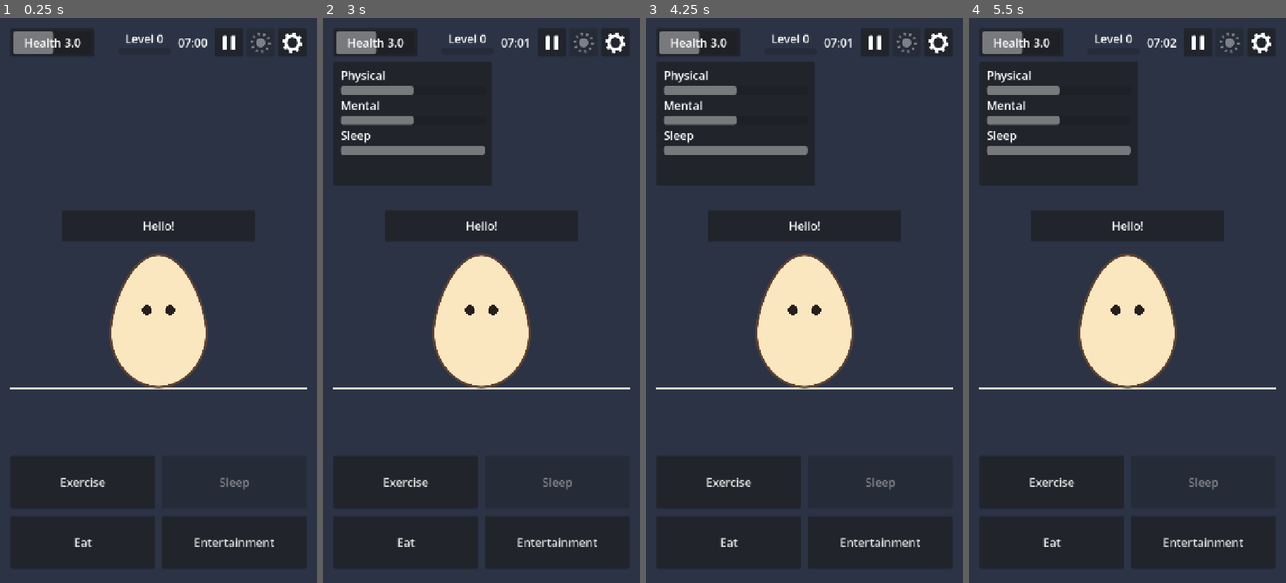
Above: before the commit, frames 1-4 (left to right).
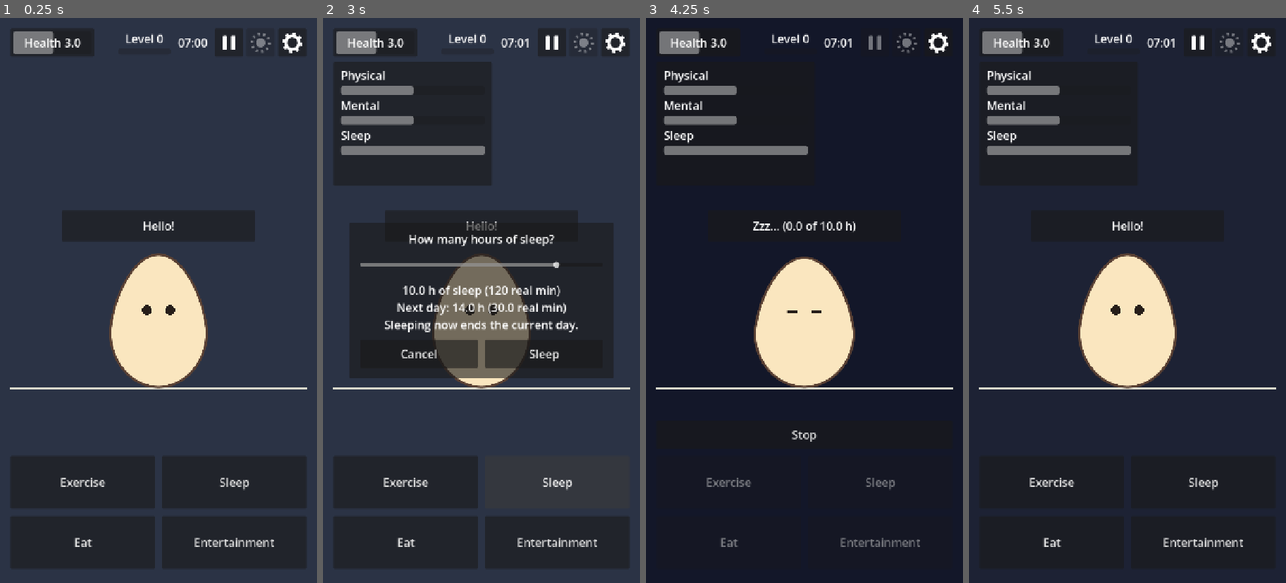
Above: after the commit, the same moments.

Repository: RomesQuiet/bio-streams-CMP
Game: Godot game, scene res://scenes/main.tscn
Two runs of this game, one before a commit and one after it. Both use one fixed random seed, a clock stepped at 60 frames per second and the inputs below.
Inputs (mouse positions are in pixels of both pictures, inside the frame that each line leads up to):
- Up to frame 1 (0.25 s): no input
- Up to frame 2 (3 s): click "Health 3.0" at 0.5 s; click "Exercise" at 1.25 s; click "Eat" at 2 s; click (557, 481) at 2.75 s, where only the run after the commit has a clickable "Sleep"
- Up to frame 3 (4.25 s): click (867, 351) at 3.5 s, where only the run after the commit has a clickable "Sleep"
- Up to frame 4 (5.5 s): click (1127, 436) at 4.25 s, where only the run after the commit has a clickable "Stop"; click (1228, 40) at 5.02 s

The runs differ from the first frame. In frame 1, less than 0.1% of the frame differs, in the area x 69-79%, y 81-84%; in frame 2, 21%; in frame 3, 60%, in the area x 0-100%, y 0-100%; in frame 4, 0.1%.

Commit message:
task 2 milestone 2

Diff:
--- a/scripts/autoload/activities.gd
+++ b/scripts/autoload/activities.gd
@@ -49,8 +49,7 @@
 	if is_running() or not definitions.has(activity_id):
 		return false
 	if uses_sleep_time(activity_id):
-		# Placeholder rule from Milestone 1: sleep only at bedtime (Milestone 2, Task 2 changes this).
-		return Clock.phase == Clock.Phase.BEDTIME
+		return Clock.can_start_sleep()
 	return Clock.phase == Clock.Phase.DAY
 
 
@@ -68,7 +67,7 @@
 	started.emit(activity_id, option_id)
 	if uses_sleep_time(activity_id):
 		Clock.start_sleep(target_hours)
-		if Clock.phase == Clock.Phase.BEDTIME:
+		if Clock.phase != Clock.Phase.SLEEPING and Clock.phase != Clock.Phase.SLEEP_OVER:
 			_end()
 			return false
 	else:
--- a/scripts/autoload/clock.gd
+++ b/scripts/autoload/clock.gd
@@ -4,6 +4,8 @@
 ##
 ## Cycle: DAY -> BEDTIME (day over, avatar tired, waits for the player)
 ##        -> SLEEPING -> SLEEP_OVER (paused, waits for the wake button) -> DAY
+## Sleep can also start during the DAY (a nap). Any sleep, short or long, ends the
+## current day: after it, a new day starts with length 14 + (10 - hours slept).
 
 enum Phase { DAY, BEDTIME, SLEEPING, SLEEP_OVER }
 
@@ -161,9 +163,9 @@
 	set_paused(not paused)
 
 
-## Starts sleep. Only allowed at bedtime for now (placeholder rule).
+## Starts sleep, during the day (a nap) or at bedtime.
 func start_sleep(hours: float) -> void:
-	if phase != Phase.BEDTIME:
+	if not can_start_sleep():
 		return
 	sleep_target_hours = clampf(hours, 0.0, Config.get_float("time.max_sleep_hours"))
 	sleep_elapsed_hours = 0.0
@@ -172,6 +174,10 @@
 	_set_phase(Phase.SLEEPING)
 	if sleep_target_hours <= 0.0:
 		_end_sleep()
+
+
+func can_start_sleep() -> bool:
+	return phase == Phase.DAY or phase == Phase.BEDTIME
 
 
 ## Ends sleep early. The hours actually slept are used for the next day.
--- a/scripts/ui/main.gd
+++ b/scripts/ui/main.gd
@@ -163,3 +163,5 @@
 		day_hours,
 		Clock.avatar_hours_to_real_seconds(day_hours, false) / 60.0,
 	]
+	if Clock.phase == Clock.Phase.DAY:
+		sleep_info_label.text += "\nSleeping now ends the current day."
--- a/tests/activities_test.gd
+++ b/tests/activities_test.gd
@@ -34,7 +34,7 @@
 
 func _test_sleep_activity(activities: Node, game_state: Node, clock: Node) -> void:
 	_check("sleep is defined in activities.json", activities.definitions.has("sleep"))
-	_check("sleep cannot start during the day (Milestone 1 rule)", not activities.start("sleep", "sleep", 8.0))
+	_check("sleep can start during the day (nap)", activities.can_start("sleep"))
 	_run_until_phase(clock, clock.Phase.BEDTIME)
 	var sleep_before: float = game_state.sleep
 	_check("sleep starts at bedtime", activities.start("sleep", "sleep", 10.0))
--- a/tests/clock_test.gd
+++ b/tests/clock_test.gd
@@ -22,6 +22,7 @@
 	_test_full_cycle(clock)
 	_test_stop_sleep_early(clock)
 	_test_five_hours_sleep(clock)
+	_test_nap(clock)
 	print("%s (%d failed)" % ["ALL PASSED" if _failures == 0 else "SOME FAILED", _failures])
 	DirAccess.remove_absolute(save_game.save_path)
 	quit(1 if _failures > 0 else 0)
@@ -89,6 +90,35 @@
 	_check("5 h sleep gives a 19 h day", is_equal_approx(clock.day_length_hours, 19.0))
 
 
+## Milestone 2, Task 2: a 1 h nap at 14:00 starts a 23 h day that ends at 14:00
+## the next day (24 h in total), and a normal 10 h sleep still gives a 14 h day.
+func _test_nap(clock: Node) -> void:
+	var activities: Node = root.get_node("Activities")
+	root.get_node("GameState").reset()
+	clock.reset()
+	# Exactly one avatar hour per step, so the clock lands on 14:00.
+	clock.debug_speed = clock.avatar_hours_to_real_seconds(1.0, false) / 0.5
+	for i in 7:
+		clock._process(0.5)
+	_check("clock reaches 14:00 during the day", _near_minute(clock, 14 * 60))
+	_check("nap starts during the day", activities.start("sleep", "sleep", 1.0))
+	_run_until(clock, clock.Phase.SLEEP_OVER)
+	_check("1 h nap ends at 15:00", _near_minute(clock, 15 * 60))
+	clock.wake_up()
+	_check("1 h nap starts a 23 h day", is_equal_approx(clock.day_length_hours, 23.0))
+	clock.debug_speed = 600.0
+	_run_until(clock, clock.Phase.BEDTIME)
+	_check("that day ends at 14:00 the next day (24 h after the nap started)", _near_minute(clock, 14 * 60))
+	activities.start("sleep", "sleep", 10.0)
+	_run_until(clock, clock.Phase.SLEEP_OVER)
+	clock.wake_up()
+	_check("a normal 10 h sleep still gives a 14 h day", is_equal_approx(clock.day_length_hours, 14.0))
+
+
+func _near_minute(clock: Node, minute: float) -> bool:
+	return absf(clock.minute_of_day - minute) < 0.01
+
+
 func _run_until(clock: Node, phase: int) -> void:
 	for i in 100000:
 		if clock.phase == phase:
